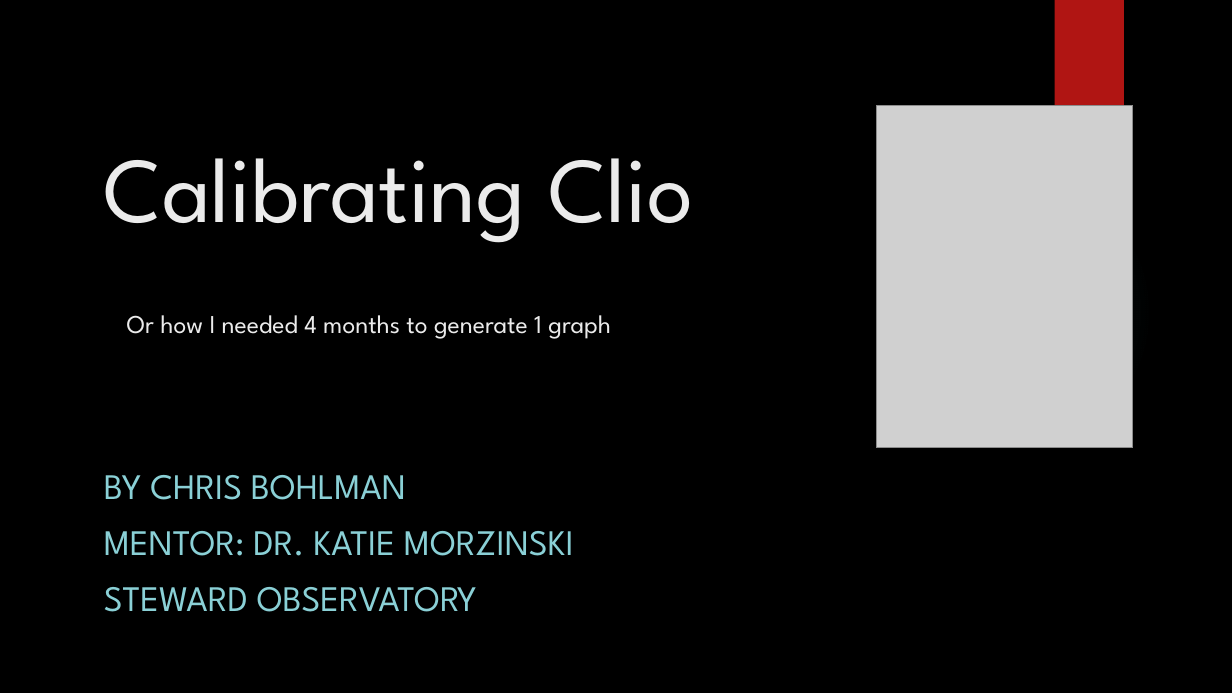
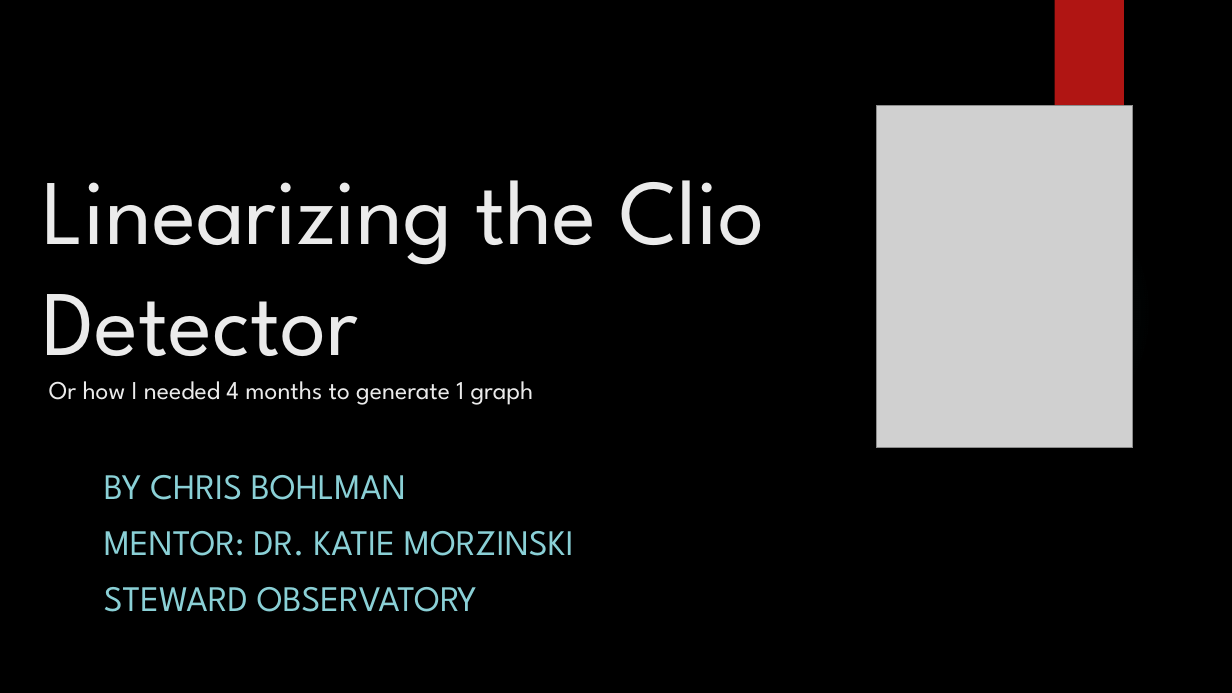
Before and after one commit to exoworlds/clio2016-2017, a slide deck: slide 1 of notes/symposium_presentation.pptx. Drawn at 1232x693 pixels with LibreOffice and Linux fonts; fonts in the diff are those of the drawing; grey boxes stand for pictures; background and template pictures are left out. Boxes give left, top, right and bottom in pixels: in the first picture for what was removed or moved away, otherwise in the second. Text is boxed around its words. In the diff, an @@ line names an element or a change of style, - is before the commit and + after.

```diff
--- a/notes/symposium_presentation.pptx
+++ b/notes/symposium_presentation.pptx
@@ title at bbox=[43, 180, 765, 405]: text changed @@
-Calibrating Clio
-Or how I needed 4 months to generate 1 graph
+Linearizing the Clio
+Detector
+Or how I needed 4 months to generate 1 graph
```
Also in this commit, not shown: 4 other slides changed, 1 slide added, 1 slide removed, 1 other file.
